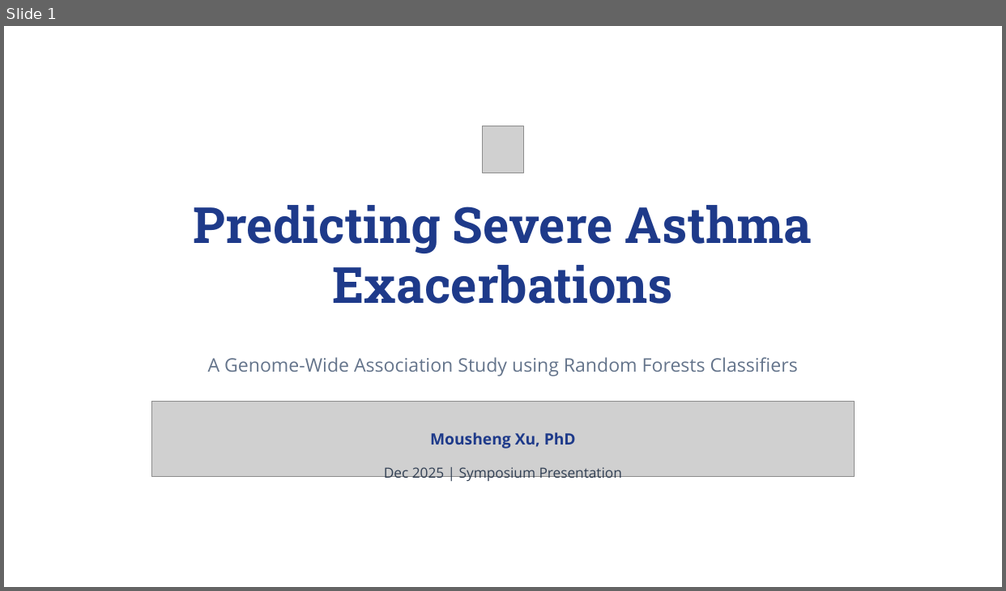
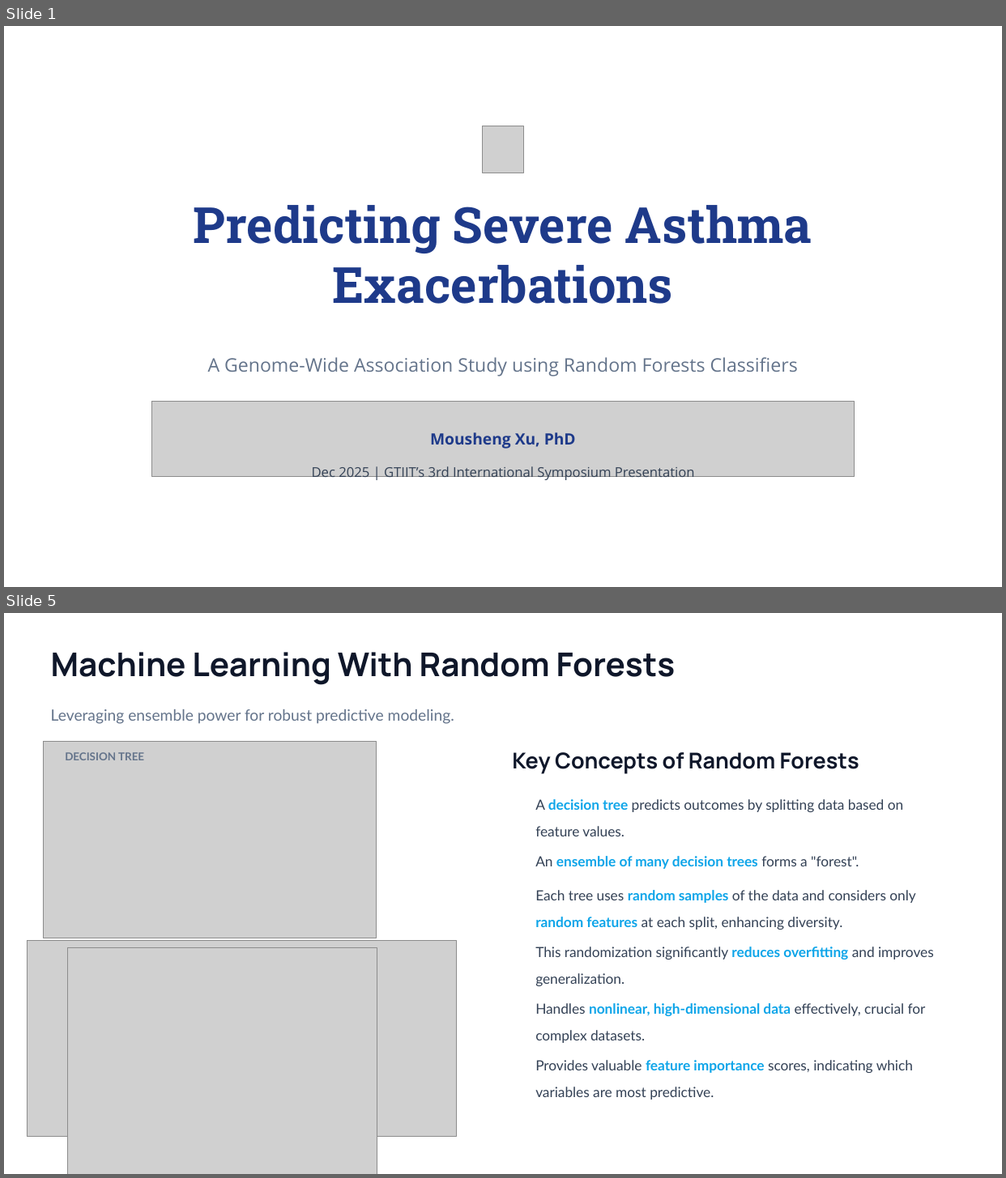
Before and after one commit to mocksu/resume, a slide deck: Predicting Asthma Exacerbations with ML.pptx. Shown one above the other, each under a label of ours: slide 1 before the commit, slides 1 and 5 after it; the slides between them are not shown. The pictures are 1006x591 and 1006x1178 pixels, drawn with LibreOffice and Linux fonts; fonts in the diff are those of the drawing; grey boxes stand for pictures; background and template pictures are left out. Boxes give left, top, right and bottom in pixels: in the first picture for what was removed or moved away, otherwise in the second. Text is boxed around its words. In the diff, an @@ line names an element or a change of style, - is before the commit and + after.

```diff
--- a/Predicting Asthma Exacerbations with ML.pptx
+++ b/Predicting Asthma Exacerbations with ML.pptx
@@ slide 5 added at <box>4,613,1002,1174</box>, background picture (left out) @@
@@ text added at <box>51,652,675,685</box>, 31.5 pt, text #0F172A, bold @@
+Machine Learning With Random Forests
@@ text added at <box>51,709,454,724</box>, 15 pt, text #64748B @@
+Leveraging ensemble power for robust predictive modeling.
@@ picture added at <box>44,741,377,939</box> @@
@@ text added at <box>65,752,144,760</box>, 10.5 pt, text #64748B, bold @@
+DECISION TREE
@@ text added at <box>512,752,859,774</box>, 21 pt, text #0F172A, bold @@
+Key Concepts of Random Forests
@@ text added at <box>535,799,903,837</box>, 13.5 pt, text #334155 @@
+A decision tree predicts outcomes by splitting data based on feature values.
@@ text added at <box>535,856,859,869</box>, 13.5 pt, text #0EA5E9, bold @@
+An ensemble of many decision trees forms a "forest".
@@ text added at <box>535,890,915,930</box>, 13.5 pt, text #334155 @@
+Each tree uses random samples of the data and considers only random features at each split, enhancing diversity.
@@ picture added at <box>27,941,456,1137</box> @@
@@ picture added at <box>68,948,377,1174</box> @@
@@ text added at <box>535,947,934,986</box>, 13.5 pt, text #334155 @@
+This randomization significantly reduces overfitting and improves generalization.
@@ text added at <box>535,1003,926,1043</box>, 13.5 pt, text #334155 @@
+Handles nonlinear, high-dimensional data effectively, crucial for complex datasets.
@@ text added at <box>535,1060,913,1100</box>, 13.5 pt, text #334155 @@
+Provides valuable feature importance scores, indicating which variables are most predictive.
@@ slide 1 changed as well @@
@@ text at <box>312,467,695,482</box>: text changed; size 13.5 to 13 pt @@
-Dec 2025 | Symposium Presentation
+Dec 2025 | GTIIT’s 3rd International Symposium Presentation
```
Also in this commit, not shown: 10 other slides changed, 1 other slide added, 1 slide removed, 5 other files.
